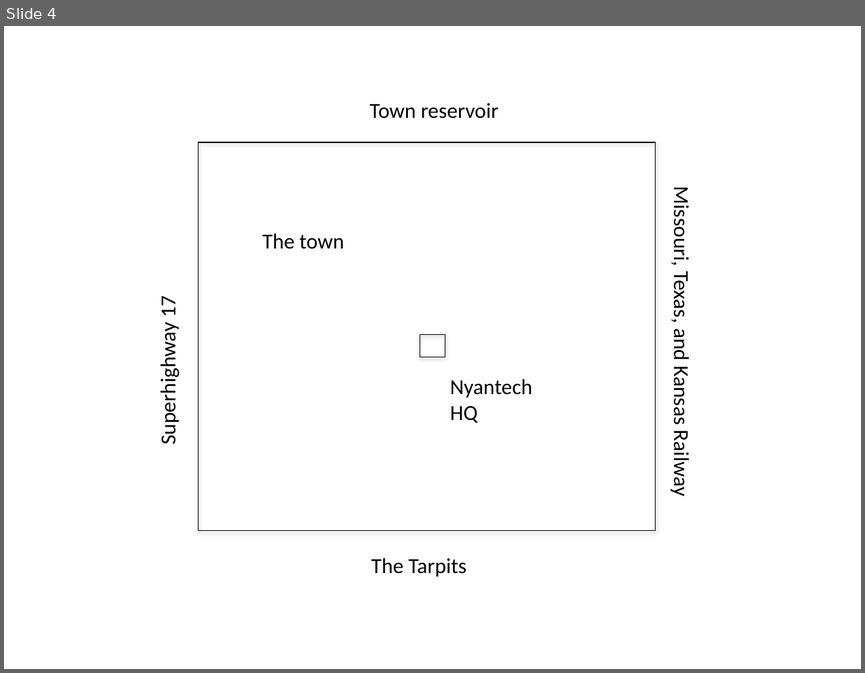
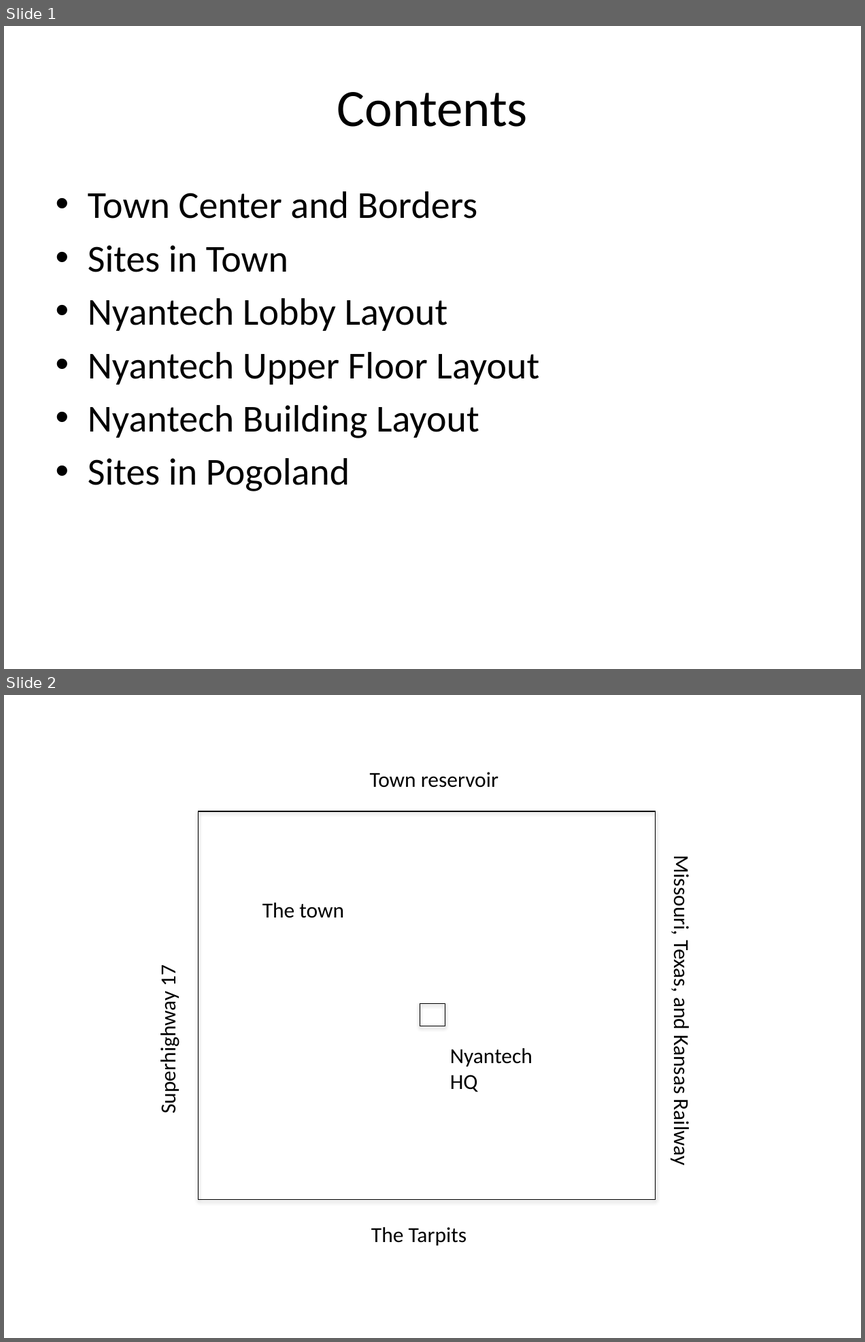
Before and after one commit to sussman/pogoman-go, a slide deck: diagrams.pptx. Shown one above the other, each under a label of ours: slide 4 before the commit, slides 1 and 2 after it. The pictures are 865x673 and 865x1342 pixels, drawn with LibreOffice and Linux fonts; fonts in the diff are those of the drawing. Boxes give left, top, right and bottom in pixels: in the first picture for what was removed or moved away, otherwise in the second. Text is boxed around its words. In the diff, an @@ line names an element or a change of style, - is before the commit and + after.

```diff
--- a/diagrams.pptx
+++ b/diagrams.pptx
@@ slide 1 added at [4, 26, 861, 669], background #FFFFFF @@
@@ title added at [337, 92, 528, 127], 44 pt, text #000000 @@
+Contents
@@ text added at [88, 191, 539, 491], 32 pt, text #000000 @@
+• Town Center and Borders
+• Sites in Town
+• Nyantech Lobby Layout
+• Nyantech Upper Floor Layout
+• Nyantech Building Layout
+• Sites in Pogoland
@@ what was slide 4 is now slide 2 @@
```
Also in this commit, not shown: 1 slide changed, 3 other files.
